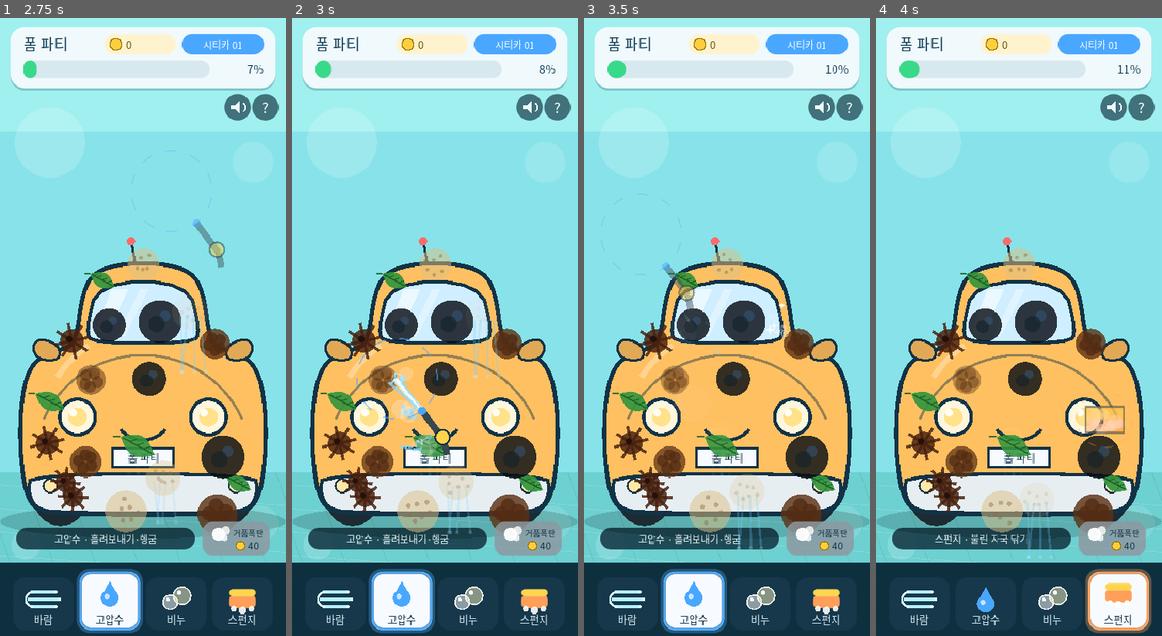
Above: before the commit, frames 1-4 (left to right).
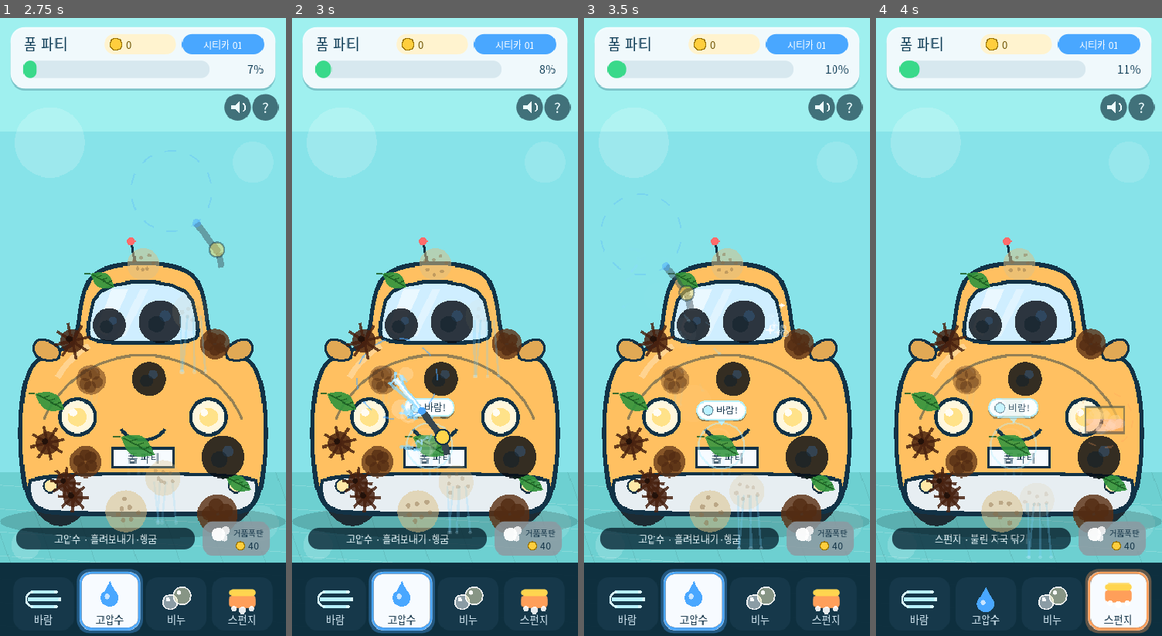
Above: after the commit, the same moments.

Repository: seorilabs/foam-party
Game: Godot game, scene res://scenes/main.tscn
Two runs of this game, one before a commit and one after it. Both use one fixed random seed, a clock stepped at 60 frames per second and the inputs below.
Inputs (mouse positions are in pixels of both pictures, inside the frame that each line leads up to):
- Up to frame 1 (2.75 s): tap Enter at 0.5, 0.6 s; move the mouse to (205, 296) at 0.52 s; click (205, 296) at 0.67 s; tap Space at 0.77 s; drag from (85, 357) to (128, 450) at 1.27 s; move the mouse to (171, 191) at 2.02 s; tap 2 at 2.1 s; click (171, 191) at 2.17 s
- Up to frame 2 (3 s): drag from (420, 450) to (349, 234) at 2.77 s
- Up to frame 3 (3.5 s): no input
- Up to frame 4 (4 s): move the mouse to (1104, 419) at 3.52 s; tap 4 at 3.6 s; click (1104, 419) at 3.67 s; tap Space at 3.77 s

Frame 1 is identical in both runs. In frame 2, 0.6% of the frame differs, in the area x 39-57%, y 61-73%; in frame 3, 0.7%; in frame 4, 0.7%.

Commit message:
improve: 잘못된 도구로 문지를 때 올바른 도구 안내 표시
오물 종류마다 효과적인 청소 도구가 다르지만, 맞지 않는 도구로 문지르면
거의 지워지지 않을 뿐 무엇을 써야 하는지 단서가 없었다. 이제 도구가 듣지
않는 오물을 잠시 문지르면 그 오물 위에 추천 도구 말풍선(예: 비누!, 바람!)과
화살표, 도구색 강조 링이 떠올라 다음 행동을 즉시 알려준다.

- DirtPatch에 resist_time/hint_time/hint_tool 상태 추가
- _tool_misapplied/_recommended_tool로 오물별 적합 도구 판정
- 도구 아래 가장 가까운 오물 하나에만 코칭(말풍선 1개 유지)
- 올바른 도구로 바꾸면 말풍선 즉시 사라짐, 손을 떼면 부드럽게 페이드
- 페이드가 정확히 동작하도록 캐시 미사용 라운드 렉트로 직접 렌더
- 헤드리스 스모크에 추천/오판정/말풍선 생성·해제 검증 추가

Diff:
--- a/godot/scripts/main.gd
+++ b/godot/scripts/main.gd
@@ -52,6 +52,9 @@
 	var drift: Vector2 = Vector2.ZERO
 	var velocity: Vector2 = Vector2.ZERO
 	var state: String = "stuck"
+	var resist_time: float = 0.0
+	var hint_time: float = 0.0
+	var hint_tool: String = ""
 
 	func _init(new_kind: String, new_position: Vector2, new_radius: float, new_health: float, new_seed: float) -> void:
 		kind = new_kind
@@ -751,6 +754,37 @@
 	return patch.health
 
 
+func get_patch_hint_time_for_test(patch_index: int) -> float:
+	if patch_index < 0 or patch_index >= dirt_patches.size():
+		return -1.0
+	return (dirt_patches[patch_index] as DirtPatch).hint_time
+
+
+func get_recommended_tool_for_test(patch_index: int) -> String:
+	if patch_index < 0 or patch_index >= dirt_patches.size():
+		return ""
+	return _recommended_tool(dirt_patches[patch_index] as DirtPatch)
+
+
+func is_tool_misapplied_for_test(tool_id: String, patch_index: int) -> bool:
+	if patch_index < 0 or patch_index >= dirt_patches.size():
+		return false
+	return _tool_misapplied(tool_id, dirt_patches[patch_index] as DirtPatch)
+
+
+func simulate_patch_hint_for_test(tool_id: String, patch_index: int, seconds: float) -> String:
+	if patch_index < 0 or patch_index >= dirt_patches.size():
+		return ""
+	var old_tool := selected_tool
+	selected_tool = tool_id
+	var patch: DirtPatch = dirt_patches[patch_index]
+	var steps: int = max(1, int(ceil(seconds * 30.0)))
+	for step_index in range(steps):
+		_update_patch_hint(patch, 1.0 / 30.0)
+	selected_tool = old_tool
+	return patch.hint_tool if patch.hint_time > 0.0 else ""
+
+
 func _update_canvas_transform() -> void:
 	var available_size := size
 	if available_size.x <= 0.0 or available_size.y <= 0.0:
@@ -952,17 +986,72 @@
 func _apply_tool_at(point: Vector2, delta: float) -> void:
 	var tool_radius := _tool_radius(selected_tool)
 	var applied := false
+	var focus_patch: DirtPatch = null
+	var focus_distance := INF
 	for raw_patch in dirt_patches:
 		var patch := raw_patch as DirtPatch
 		if _is_patch_removed(patch) or patch.state == STATE_FLYING:
 			continue
-		var distance := point.distance_to(_patch_center(patch))
-		if distance <= tool_radius + patch.radius:
+		var center_distance := point.distance_to(_patch_center(patch))
+		if center_distance <= tool_radius + patch.radius:
 			_apply_tool_to_patch(patch, delta, point)
 			applied = true
+			if center_distance < focus_distance:
+				focus_distance = center_distance
+				focus_patch = patch
+
+	# Coach only the patch directly under the tool so at most one hint shows.
+	if focus_patch != null:
+		_update_patch_hint(focus_patch, delta)
 
 	if applied:
 		_spawn_tool_particles(point, delta)
+
+
+# Decides whether the current tool is the wrong choice for this patch right now.
+func _tool_misapplied(tool_id: String, patch: DirtPatch) -> bool:
+	match patch.kind:
+		"mud":
+			return tool_id == TOOL_AIR
+		"dust":
+			return tool_id == TOOL_SOAP
+		"leaf":
+			return tool_id != TOOL_AIR
+		"oil", "bug":
+			if tool_id == TOOL_AIR:
+				return true
+			var soaped: bool = patch.soap > 0.25 or patch.looseness > 0.35
+			if not soaped:
+				return tool_id == TOOL_WATER or tool_id == TOOL_SPONGE
+			return false
+	return false
+
+
+# The tool the player should reach for next on this patch.
+func _recommended_tool(patch: DirtPatch) -> String:
+	match patch.kind:
+		"leaf":
+			return TOOL_AIR
+		"oil", "bug":
+			if patch.soap > 0.25 or patch.looseness > 0.35:
+				return TOOL_SPONGE
+			return TOOL_SOAP
+	return TOOL_WATER
+
+
+func _update_patch_hint(patch: DirtPatch, delta: float) -> void:
+	if _is_patch_removed(patch) or patch.state == STATE_FLYING:
+		return
+	if patch.health / max(1.0, patch.max_health) < 0.12:
+		return
+	if _tool_misapplied(selected_tool, patch):
+		patch.resist_time += delta
+		if patch.resist_time >= 0.3:
+			patch.hint_tool = _recommended_tool(patch)
+			patch.hint_time = max(patch.hint_time, 1.4)
+	else:
+		patch.resist_time = 0.0
+		patch.hint_time = 0.0
 
 
 func _apply_tool_to_patch(patch: DirtPatch, delta: float, source_point: Vector2) -> void:
@@ -1084,6 +1173,8 @@
 		if _is_patch_removed(patch):
 			continue
 
+		patch.hint_time = max(0.0, patch.hint_time - delta)
+
 		if patch.state == STATE_FLYING:
 			patch.drift += patch.velocity * delta
 			patch.velocity *= 0.965
@@ -1147,6 +1238,8 @@
 	patch.soap = 0.0
 	patch.wetness = 0.0
 	patch.looseness = 1.0
+	patch.hint_time = 0.0
+	patch.resist_time = 0.0
 	if not completed:
 		combo_count += 1
 		combo_timer = COMBO_WINDOW
@@ -1652,6 +1745,54 @@
 			_draw_wet_gloss(center, patch.radius, patch.wetness)
 		if patch.soap > 0.05:
 			_draw_soap_foam(center, patch.radius, patch.soap)
+		if patch.hint_time > 0.0 and patch.hint_tool != "":
+			_draw_patch_hint(patch, center)
+
+
+func _draw_patch_hint(patch: DirtPatch, center: Vector2) -> void:
+	var font: Font = _font()
+	var time_now := float(Time.get_ticks_msec()) / 1000.0
+	var alpha: float = clamp(patch.hint_time / 0.45, 0.0, 1.0)
+	var tool_color: Color = tool_colors[patch.hint_tool]
+	# Gentle ring around the patch to draw the eye to where to act.
+	draw_arc(center, patch.radius + 5.0, 0.0, TAU, 22, Color(tool_color.r, tool_color.g, tool_color.b, 0.5 * alpha), 2.5)
+
+	var bob := sin(time_now * 5.0 + patch.seed_offset) * 2.0
+	var label := "%s!" % tool_labels[patch.hint_tool]
+	var text_width: float = font.get_string_size(label, HORIZONTAL_ALIGNMENT_LEFT, -1.0, 13).x
+	var pill_size := Vector2(text_width + 40.0, 26.0)
+	var pill_center := center + Vector2(0.0, -patch.radius - 24.0 + bob)
+	var pill := Rect2(pill_center - pill_size * 0.5, pill_size)
+
+	# Arrow pointing down to the patch.
+	var arrow := PackedVector2Array([
+		pill_center + Vector2(-6.0, pill_size.y * 0.5 - 1.0),
+		pill_center + Vector2(6.0, pill_size.y * 0.5 - 1.0),
+		pill_center + Vector2(0.0, pill_size.y * 0.5 + 8.0),
+	])
+	var border_color := Color(tool_color.r, tool_color.g, tool_color.b, 0.95 * alpha)
+	draw_colored_polygon(arrow, border_color)
+
+	_draw_round_rect(Rect2(pill.position + Vector2(0.0, 2.0), pill.size), Color(0.04, 0.16, 0.22, 0.26 * alpha), pill_size.y * 0.5)
+	_draw_round_rect(pill, border_color, pill_size.y * 0.5)
+	_draw_round_rect(pill.grow(-2.0), Color(1.0, 1.0, 1.0, 0.98 * alpha), pill_size.y * 0.5 - 2.0)
+	var dot_center := Vector2(pill.position.x + 16.0, pill_center.y)
+	draw_circle(dot_center, 7.0, Color(tool_color.r, tool_color.g, tool_color.b, alpha))
+	draw_circle(dot_center, 7.0, Color(0.1, 0.22, 0.3, 0.55 * alpha), false, 1.4)
+	draw_string(font, Vector2(pill.position.x + 28.0, pill_center.y + 5.0), label, HORIZONTAL_ALIGNMENT_LEFT, pill_size.x - 32.0, 13, Color(0.07, 0.2, 0.29, alpha))
+
+
+func _draw_round_rect(rect: Rect2, color: Color, radius: float) -> void:
+	radius = min(radius, min(rect.size.x, rect.size.y) * 0.5)
+	if radius <= 0.0:
+		draw_rect(rect, color)
+		return
+	draw_rect(Rect2(rect.position + Vector2(radius, 0.0), Vector2(rect.size.x - radius * 2.0, rect.size.y)), color)
+	draw_rect(Rect2(rect.position + Vector2(0.0, radius), Vector2(rect.size.x, rect.size.y - radius * 2.0)), color)
+	draw_circle(rect.position + Vector2(radius, radius), radius, color)
+	draw_circle(rect.position + Vector2(rect.size.x - radius, radius), radius, color)
+	draw_circle(rect.position + Vector2(radius, rect.size.y - radius), radius, color)
+	draw_circle(rect.position + Vector2(rect.size.x - radius, rect.size.y - radius), radius, color)
 
 
 func _draw_mud_patch(center: Vector2, radius: float, strength: float, seed_value: float) -> void:
--- a/godot/tests/smoke_scene.gd
+++ b/godot/tests/smoke_scene.gd
@@ -197,6 +197,47 @@
 		_fail("foam bomb should soap oil patches")
 		return
 
+	# --- contextual "use this tool" hint ---
+	for hint_method in ["is_tool_misapplied_for_test", "get_recommended_tool_for_test", "get_patch_hint_time_for_test", "simulate_patch_hint_for_test"]:
+		if not root_node.has_method(hint_method):
+			_fail("hint helper API missing: " + hint_method)
+			return
+	root_node.call("reset_game", 3)
+	var hint_leaf: int = root_node.call("get_patch_index_by_kind_for_test", "leaf")
+	var hint_oil: int = root_node.call("get_patch_index_by_kind_for_test", "oil")
+	if hint_leaf < 0 or hint_oil < 0:
+		_fail("hint test patches missing")
+		return
+	if not bool(root_node.call("is_tool_misapplied_for_test", "water", hint_leaf)):
+		_fail("water on leaf should be flagged as the wrong tool")
+		return
+	if bool(root_node.call("is_tool_misapplied_for_test", "air", hint_leaf)):
+		_fail("air on leaf should not be flagged")
+		return
+	if String(root_node.call("get_recommended_tool_for_test", hint_leaf)) != "air":
+		_fail("leaf should recommend air")
+		return
+	if String(root_node.call("simulate_patch_hint_for_test", "water", hint_leaf, 0.6)) != "air":
+		_fail("rubbing the wrong tool on leaf should surface an air hint")
+		return
+	root_node.call("simulate_patch_hint_for_test", "air", hint_leaf, 0.1)
+	if float(root_node.call("get_patch_hint_time_for_test", hint_leaf)) > 0.0:
+		_fail("switching to the correct tool should clear the hint")
+		return
+	if String(root_node.call("get_recommended_tool_for_test", hint_oil)) != "soap":
+		_fail("dry oil should recommend soap first")
+		return
+	if not bool(root_node.call("is_tool_misapplied_for_test", "sponge", hint_oil)):
+		_fail("sponge on un-soaped oil should be flagged")
+		return
+	root_node.call("apply_tool_to_patch_for_test", "soap", hint_oil, 0.8)
+	if String(root_node.call("get_recommended_tool_for_test", hint_oil)) != "sponge":
+		_fail("soaped oil should recommend sponge")
+		return
+	if bool(root_node.call("is_tool_misapplied_for_test", "sponge", hint_oil)):
+		_fail("sponge on soaped oil should not be flagged")
+		return
+
 	print("Foam Party smoke passed: patches=%d progress=%.3f best_combo=%d stars=%d" % [patch_count, progress_after, best_combo, stars])
 	get_root().remove_child(root_node)
 	root_node.free()
